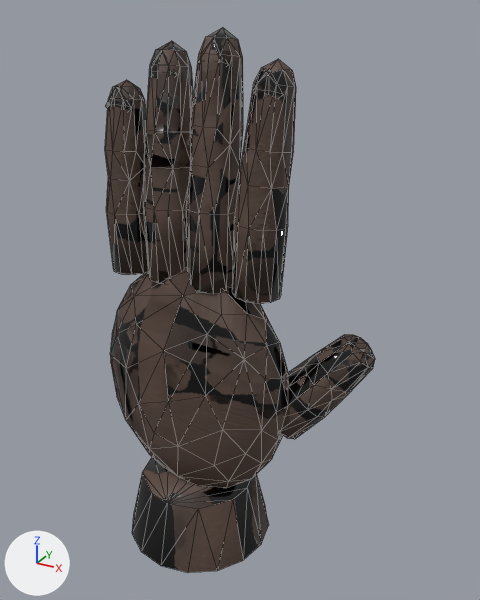
A saved change to the Blender file assets/source/blender/cpart_hand_primate.blend.
One viewpoint serves both versions: a camera (50 mm lens) standing at (0.1131, -0.1731, 0.1611) and looking at (0.0151, 0.0051, 0.072). Lighting does not change. The marker at lower left points along +X, +Y and +Z. The picture after the commit comes second. Mesh edges are drawn as thin lines.

Script lines for the objects in view, before the commit:
```python
me_handprimate_mesh = bpy.data.meshes.new('HandPrimate_mesh')
me_handprimate_mesh.from_pydata(...)  # 435 vertices, 828 faces; spans x -0.036..0.059, y -0.027..0.027, z -0.024..0.156
me_handprimate_mesh.polygons.foreach_set('use_smooth', [True] * 828)
me_handprimate_mesh.materials.append(mat_m_handprimateskin)
me_nails_mesh = bpy.data.meshes.new('Nails_mesh')
me_nails_mesh.from_pydata(...)  # 38 vertices, 56 faces; spans x -0.0317..0.0565, y -0.0015..0.0139, z 0.0522..0.1532
me_nails_mesh.polygons.foreach_set('use_smooth', [True] * 56)
me_nails_mesh.materials.append(mat_m_handprimatenail)
ob_handprimate = bpy.data.objects.new('HandPrimate', me_handprimate_mesh)
ob_handprimate.location = (0.0, 0.0, 0.0)
ob_nails = bpy.data.objects.new('Nails', me_nails_mesh)
ob_nails.parent = ob_handprimate
ob_nails.location = (0.0, 0.0, 0.0)
```
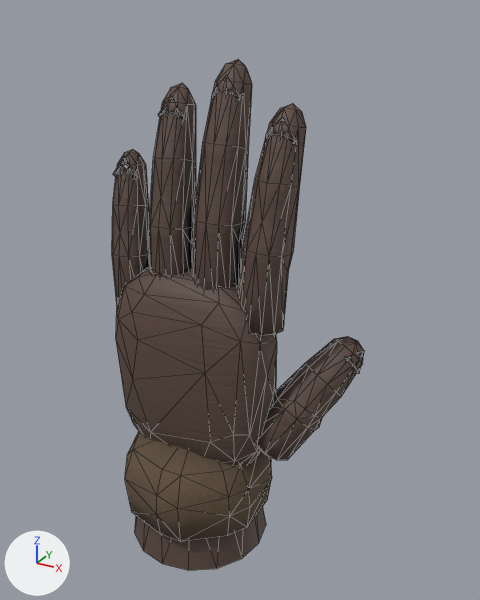
Patch to the scene script:
```diff
--- a/assets/source/blender/cpart_hand_primate.blend.py
+++ b/assets/source/blender/cpart_hand_primate.blend.py
@@ mat_m_handprimatefur @@
+mat_m_handprimatefur = bpy.data.materials.new('M_HandPrimateFur')
+# colours: brown #6e5a46
+# uses the picture img_t_parthandprimate_albedo
+# uses the picture img_t_parthandprimate_normal
+# uses the picture img_t_parthandprimate_orm
@@ me_handprimate_mesh @@
 # used by ob_handprimate; location = (0.0, 0.0, 0.0)
-me_handprimate_mesh.from_pydata(...)  # 435 vertices, 828 faces; spans x -0.036..0.059, y -0.027..0.027, z -0.024..0.156
+me_handprimate_mesh.from_pydata(...)  # 413 vertices, 784 faces; spans x -0.034..0.054, y -0.026..0.028, z -0.024..0.147
+# me_handprimate_mesh part 1: the loose piece of 63 vertices spanning x 0.023..0.059, y -0.003..0.024, z 0.023..0.062 is rebuilt with 72 vertices and now spans x 0.02..0.054, y -0.006..0.028, z 0.017..0.058
+# me_handprimate_mesh part 2: the loose piece of 58 vertices spanning x 0.0..0.017, y -0.008..0.011, z 0.078..0.156 is rebuilt with 60 vertices and now spans x 0.0..0.017, y -0.007..0.016, z 0.071..0.147
+# me_handprimate_mesh part 3: the loose piece of 58 vertices spanning x -0.017..0.0, y -0.008..0.011, z 0.078..0.152 is rebuilt with 60 vertices and now spans x -0.017..0.0, y -0.007..0.015, z 0.069..0.139
+# me_handprimate_mesh part 4: the loose piece of 57 vertices spanning x -0.033..-0.016, y -0.008..0.011, z 0.078..0.14 is rebuilt with 54 vertices and now spans x -0.034..-0.018, y -0.006..0.013, z 0.061..0.117
+# me_handprimate_mesh part 5: the loose piece of 57 vertices spanning x 0.016..0.033, y -0.008..0.011, z 0.078..0.148 is rebuilt with 60 vertices and now spans x 0.017..0.035, y -0.007..0.015, z 0.067..0.135
+# me_handprimate_mesh part 6: the loose piece of 28 vertices spanning x -0.027..0.027, y -0.027..0.027, z -0.024..0.0 is rebuilt with 28 vertices and now spans x -0.026..0.026, y -0.026..0.026, z -0.024..0.008
+# me_handprimate_mesh part 7
+# 112 vertices are removed from x -0.036..0.036, y -0.017..0.017, z -0.005..0.085
+# 224 faces are deleted
+# 77 vertices are added at x -0.031..0.031, y -0.014..0.01, z 0.002..0.082
+# 154 new faces join them
 me_handprimate_mesh.materials.append(mat_m_handprimateskin)
@@ me_nails_mesh @@
 # used by ob_nails; parent = ob_handprimate; location = (0.0, 0.0, 0.0)
-me_nails_mesh.from_pydata(...)  # 38 vertices, 56 faces; spans x -0.0317..0.0565, y -0.0015..0.0139, z 0.0522..0.1532
+me_nails_mesh.from_pydata(...)  # 40 vertices, 60 faces; spans x -0.0335..0.0539, y 0.0019..0.0222, z 0.047..0.1431
+# me_nails_mesh part 8
+# 30 vertices are removed from x -0.0317..0.0316, y -0.0015..0.0023, z 0.1279..0.1532
+# 44 faces are deleted
+# 24 vertices are added at x -0.0148..0.0335, y 0.0033..0.0076, z 0.1219..0.1431
+# 36 new faces join them
+# me_nails_mesh part 9
+# 8 vertices are removed from x 0.0483..0.0565, y 0.0104..0.0139, z 0.0522..0.0606
+# 12 faces are deleted
+# 8 vertices are added at x 0.0489..0.0539, y 0.0147..0.0222, z 0.047..0.055
+# 12 new faces join them
+# me_nails_mesh part 10
+# 8 vertices are added at x -0.0335..-0.0233, y 0.0019..0.0054, z 0.1051..0.1156
+# 12 new faces join them
 me_nails_mesh.materials.append(mat_m_handprimatenail)
@@ me_cuff_mesh @@
+me_cuff_mesh.from_pydata(...)  # 46 vertices, 88 faces; spans x -0.0286..0.0268, y -0.0275..0.0275, z -0.01..0.022
+me_cuff_mesh.polygons.foreach_set('use_smooth', [True] * 88)
+me_cuff_mesh.materials.append(mat_m_handprimatefur)
@@ ob_cuff @@
+ob_cuff = bpy.data.objects.new('Cuff', me_cuff_mesh)
+ob_cuff.parent = ob_handprimate
+ob_cuff.location = (0.0, 0.0, 0.0)
```

Location of each change, (x1, y1, x2, y2) in pixels of the pictures (480 x 600 px; the box of a moved part takes in the faces that stretch with it):
'HandPrimate', reshaped (7% narrower, 6% shorter)
    before: (105, 28, 375, 573)
    after: (112, 59, 364, 570)
'Cuff', added (brown)
    after: (125, 432, 272, 541)
'Nails', reshaped
    before: (106, 39, 364, 352)
    after: (113, 75, 365, 374)
part 1 of me_handprimate_mesh, rebuilt
    before: (280, 334, 375, 439)
    after: (257, 336, 364, 460)
part 2 of me_handprimate_mesh, rebuilt
    before: (186, 28, 243, 294)
    after: (192, 59, 252, 290)
part 3 of me_handprimate_mesh, rebuilt
    before: (143, 41, 193, 284)
    after: (149, 83, 196, 277)
part 4 of me_handprimate_mesh, rebuilt (11% narrower, 19% shorter)
    before: (105, 80, 148, 275)
    after: (112, 149, 150, 306)
part 5 of me_handprimate_mesh, rebuilt
    before: (232, 59, 296, 304)
    after: (239, 103, 306, 336)
part 6 of me_handprimate_mesh, rebuilt
    before: (132, 457, 268, 573)
    after: (134, 507, 266, 570)
part 7 of me_handprimate_mesh, moved or reshaped
    before: (110, 266, 289, 488)
    after: (116, 267, 277, 465)
part 8 of me_nails_mesh, moved or reshaped
    before: (106, 39, 283, 109)
    after: (158, 75, 296, 143)
part 9 of me_nails_mesh, moved or reshaped (not visible before)
    after: (345, 351, 365, 374)
part 10 of me_nails_mesh, added
    after: (113, 157, 138, 179)
